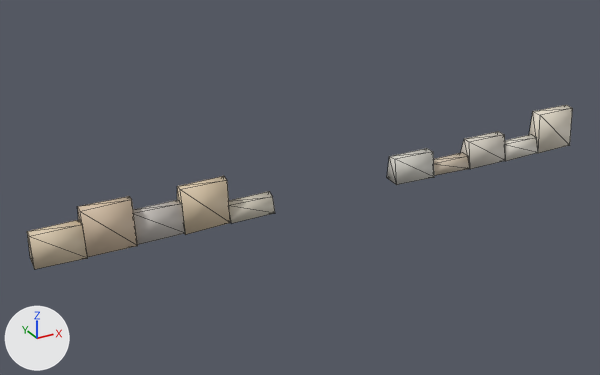
The glTF model assets/malta/countryside/farm_9_19_far.glb, before and after one commit.
The view is the same before and after, from a 50 mm lens placed at (4.56, -235.07, 114.46), pointed at (16.57, -213.24, 103.54). The axes (+X, +Y, +Z) are drawn at lower left. The lights are the same throughout. The first picture is the older version. Mesh edges are drawn as thin lines.

The first picture shows 'geometry_0'.
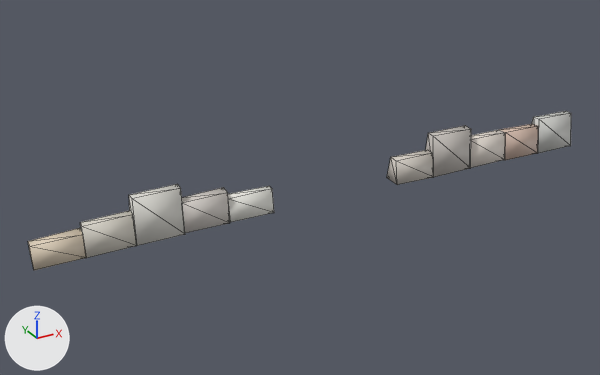
Boxes [x1, y1, x2, y2] around the edits, measured in the pictures (600 x 375 px; the box of a moved part takes in the faces that stretch with it):
'geometry_0', reshaped, recoloured
    before: [27, 105, 573, 269]
    after: [28, 111, 571, 270]
part 1 of me_geometry_0, moved or reshaped
    before: [133, 200, 185, 245]
    after: [129, 184, 185, 246]
part 2 of me_geometry_0, moved or reshaped
    before: [229, 191, 275, 223]
    after: [228, 186, 274, 222]
part 3 of me_geometry_0, moved or reshaped
    before: [529, 105, 573, 153]
    after: [532, 111, 571, 153]
part 4 of me_geometry_0, moved or reshaped
    before: [389, 131, 538, 185]
    after: [391, 124, 538, 185]
part 5 of me_geometry_0, moved or reshaped
    before: [27, 176, 230, 269]
    after: [28, 187, 229, 270]
part 6 of me_geometry_0, recoloured
    before: [78, 152, 469, 257]
    after: [80, 125, 471, 258]
part 7 of me_geometry_0, recoloured
    before: [27, 220, 88, 269]
    after: [28, 228, 87, 270]
part 8 of me_geometry_0, recoloured (pale yellow to white)
    both: [229, 191, 274, 222]
part 9 of me_geometry_0, recoloured
    both: [505, 111, 571, 160]

Diff of the bpy script that builds the scene:
```diff
--- a/assets/malta/countryside/farm_9_19_far.glb.py
+++ b/assets/malta/countryside/farm_9_19_far.glb.py
@@ me_geometry_0 @@
-me_geometry_0.from_pydata(...)  # 80 vertices, 120 faces; spans x 7.9..27.3, y -214.6..-212.6, z 102.9..105.0
-me_geometry_0.vertices[47].co = (19.8, -214.0, 104.2)  # pixel (395, 159)
-me_geometry_0.vertices[48].co = (21.3, -213.6, 103.3)
+me_geometry_0.from_pydata(...)  # 80 vertices, 120 faces; spans x 7.9..27.3, y -214.7..-212.6, z 102.8..104.8
+# me_geometry_0 part 1: the loose piece of 8 vertices spanning x 10.9..12.4, y -213.6..-212.9, z 103.0..104.0 is scaled about its middle by (0.996, 1.09, 1.52), then moved by (0.0, 0.0, 0.3)
+# me_geometry_0 part 2: the loose piece of 8 vertices spanning x 13.9..15.4, y -213.8..-213.0, z 103.1..103.7 is scaled about its middle by (0.995, 0.894, 1.42), then moved by (0.0, 0.0, 0.1)
+# me_geometry_0 part 3: the loose piece of 8 vertices spanning x 25.7..27.3, y -214.6..-213.9, z 103.5..105.0 is scaled about its middle by (1, 1.01, 0.863), then moved by (0.0, 0.0, -0.1)
+# me_geometry_0 part 4
+for i in [*range(52, 56)]: me_geometry_0.vertices[i].co += Vector((0.0, 0.0, 1.0))
+for i in [61, 62, 63]: me_geometry_0.vertices[i].co += Vector((0.0, 0.0, 0.1))
+for i in [69, 70, 71]: me_geometry_0.vertices[i].co += Vector((0.0, 0.0, 0.4))
+me_geometry_0.vertices[47].co = (19.8, -214.0, 104.1)  # pixel (396, 161)
+me_geometry_0.vertices[48].co = (21.3, -213.5, 103.4)
 me_geometry_0.vertices[57].co = (24.3, -213.8, 103.4)
-me_geometry_0.vertices[58].co = (24.3, -214.5, 103.4)  # pixel (505, 160)
-me_geometry_0.vertices[68].co = (24.3, -213.9, 104.0)
+me_geometry_0.vertices[58].co = (24.3, -214.4, 103.4)  # pixel (504, 159)
+me_geometry_0.vertices[68].co = (24.3, -213.9, 104.4)  # pixel (498, 129)
+# me_geometry_0 part 5
+for i in [*range(12, 16)]: me_geometry_0.vertices[i].co += Vector((0.0, 0.0, -0.5))
+for i in [*range(28, 32)]: me_geometry_0.vertices[i].co += Vector((0.0, 0.0, -0.4))
+for i in [*range(4, 8)]: me_geometry_0.vertices[i].co += Vector((0.0, 0.0, -0.3))
+# me_geometry_0 part 6: 36 faces centred in x 9.4..22.8, y -214.2..-212.8, z 102.9..104.5 are repainted in the vertex colours; the middle colour goes from beige #d8c2ad to light grey #d6d0ca
+# me_geometry_0 part 7: 12 faces centred in x 8.0..9.5, y -213.3..-212.7, z 102.9..103.9 are repainted in the vertex colours; the middle colour goes from beige #deccb0 to beige #e0d1bb
+# me_geometry_0 part 8: 12 faces centred in x 13.9..15.4, y -213.7..-213.1, z 103.1..103.7 are repainted in the vertex colours; the middle colour goes from pale yellow #d2cbbb to white #eae9e2
+# me_geometry_0 part 9: 24 faces centred in x 24.3..27.2, y -214.5..-213.9, z 103.4..104.9 are repainted in the vertex colours; the middle colour goes from pale yellow #e4ddcf to pale pink #d4c7be
 me_geometry_0.materials.append(mat_defaultmaterial)
```
